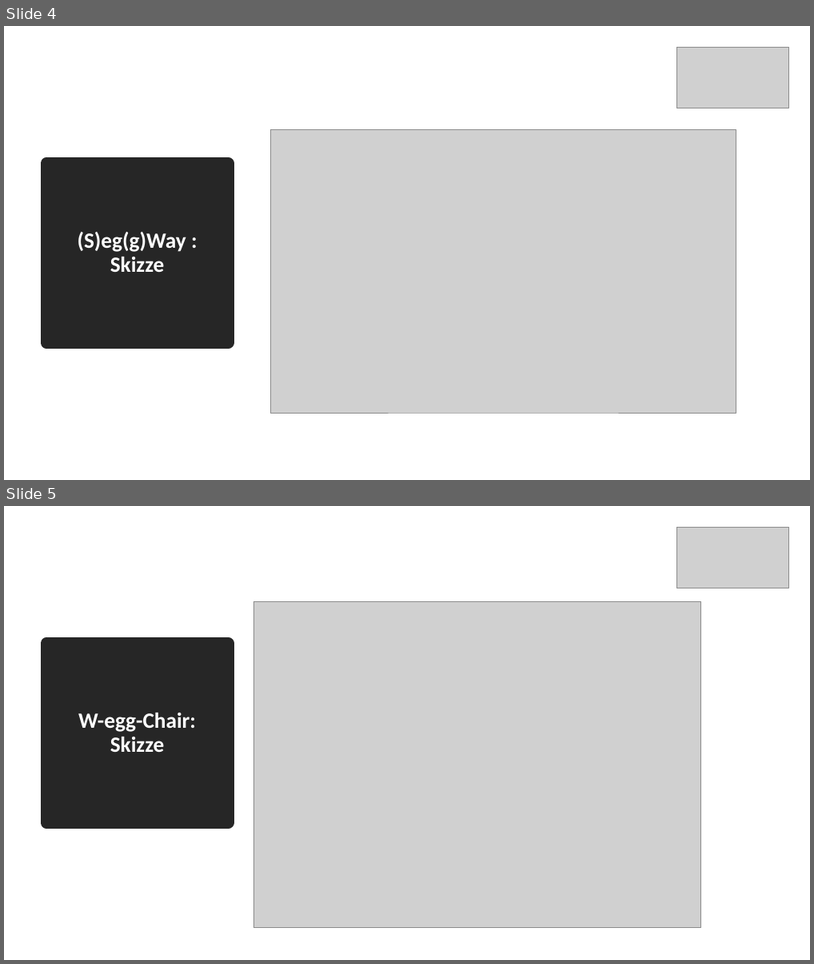
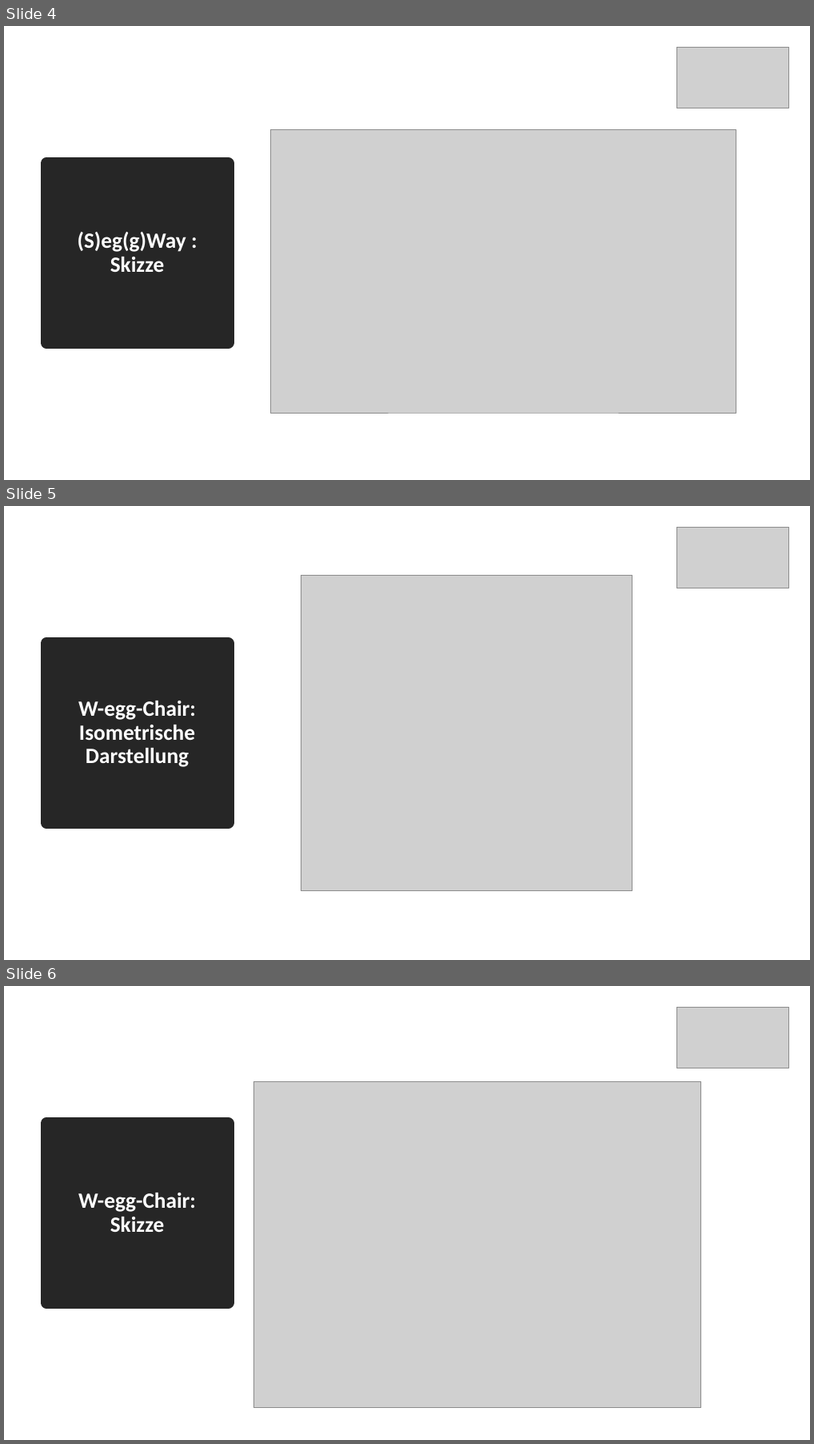
Before and after one commit to Khodii/OmniMoveCar, a slide deck: Praktikum Produktionstechnik M2.pptx. Shown one above the other, each under a label of ours: slides 4 and 5 before the commit, slides 4, 5 and 6 after it. The pictures are 814x964 and 814x1444 pixels, drawn with LibreOffice and Linux fonts; fonts in the diff are those of the drawing; grey boxes stand for pictures. Boxes give left, top, right and bottom in pixels: in the first picture for what was removed or moved away, otherwise in the second. Text is boxed around its words. In the diff, an @@ line names an element or a change of style, - is before the commit and + after.

Commit message:
W-egg-chair isometrisch added

```diff
--- a/Praktikum Produktionstechnik M2.pptx
+++ b/Praktikum Produktionstechnik M2.pptx
@@ slide 5 added at bbox=[4, 506, 810, 960], background #FFFFFF @@
@@ picture added at bbox=[678, 527, 790, 588] @@
@@ picture added at bbox=[301, 575, 633, 891] @@
@@ title added at bbox=[46, 644, 229, 822], fill #262626, outline #262626 13.75 pt, 26 pt, text #FFFFFF, bold @@
+W-egg-Chair: Isometrische Darstellung
@@ what was slide 5 is now slide 6 @@
```
